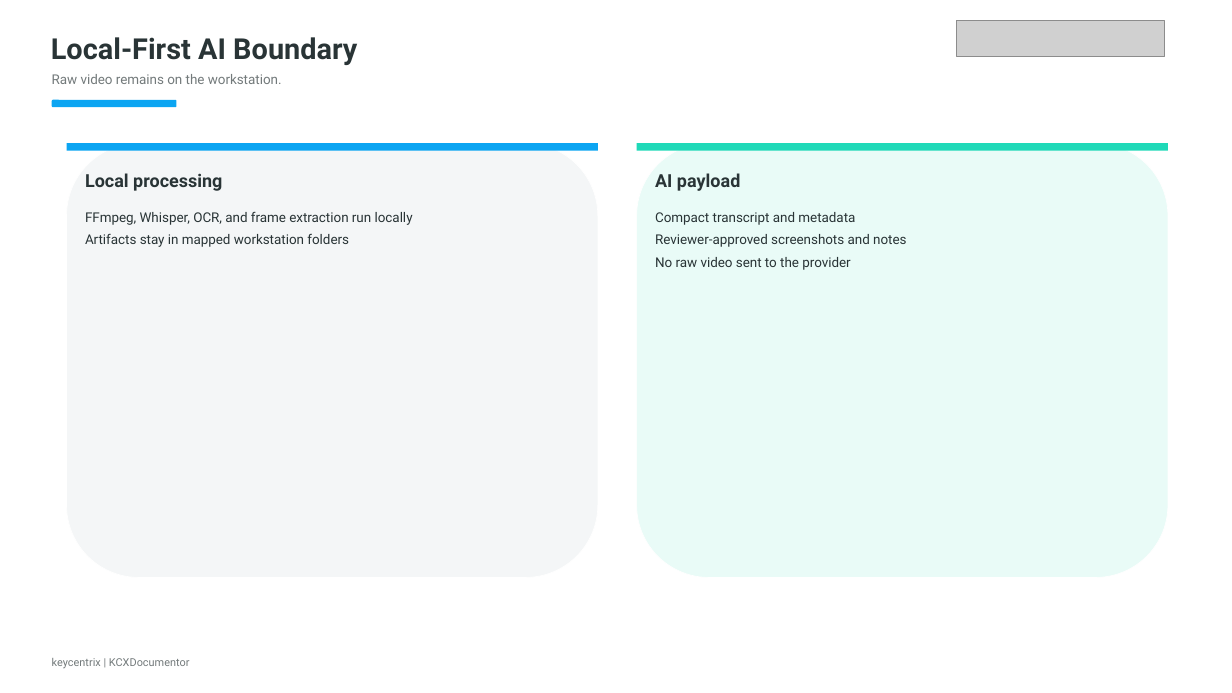
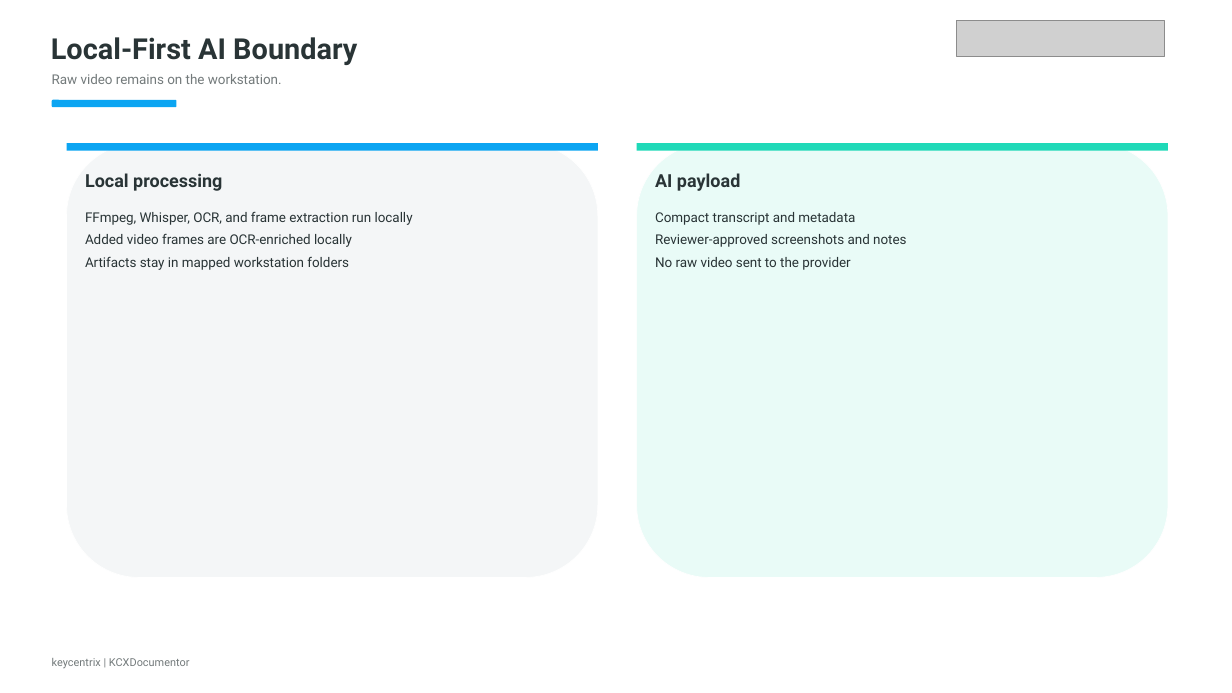
Before and after one commit to damienjames53/KCXDocumentor, a slide deck: slide 4 of docs/prototype-collateral/KCXDocumentor - Executive Pitch Deck.pptx. Drawn at 1232x693 pixels with LibreOffice and Linux fonts; fonts in the diff are those of the drawing; grey boxes stand for pictures; background and template pictures are left out. Boxes give left, top, right and bottom in pixels: in the first picture for what was removed or moved away, otherwise in the second. Text is boxed around its words. In the diff, an @@ line names an element or a change of style, - is before the commit and + after.

```diff
--- a/docs/prototype-collateral/KCXDocumentor - Executive Pitch Deck.pptx
+++ b/docs/prototype-collateral/KCXDocumentor - Executive Pitch Deck.pptx
@@ text at [85,234,352,247]: paragraph added @@
+Added video frames are OCR-enriched locally
```
Also in this commit, not shown: 2 other slides changed, 21 other files.
